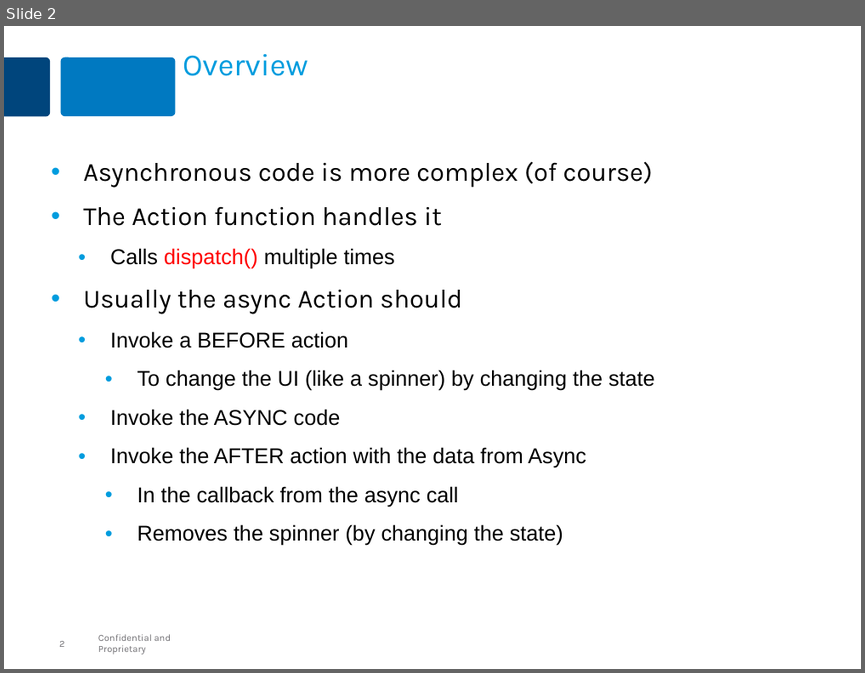
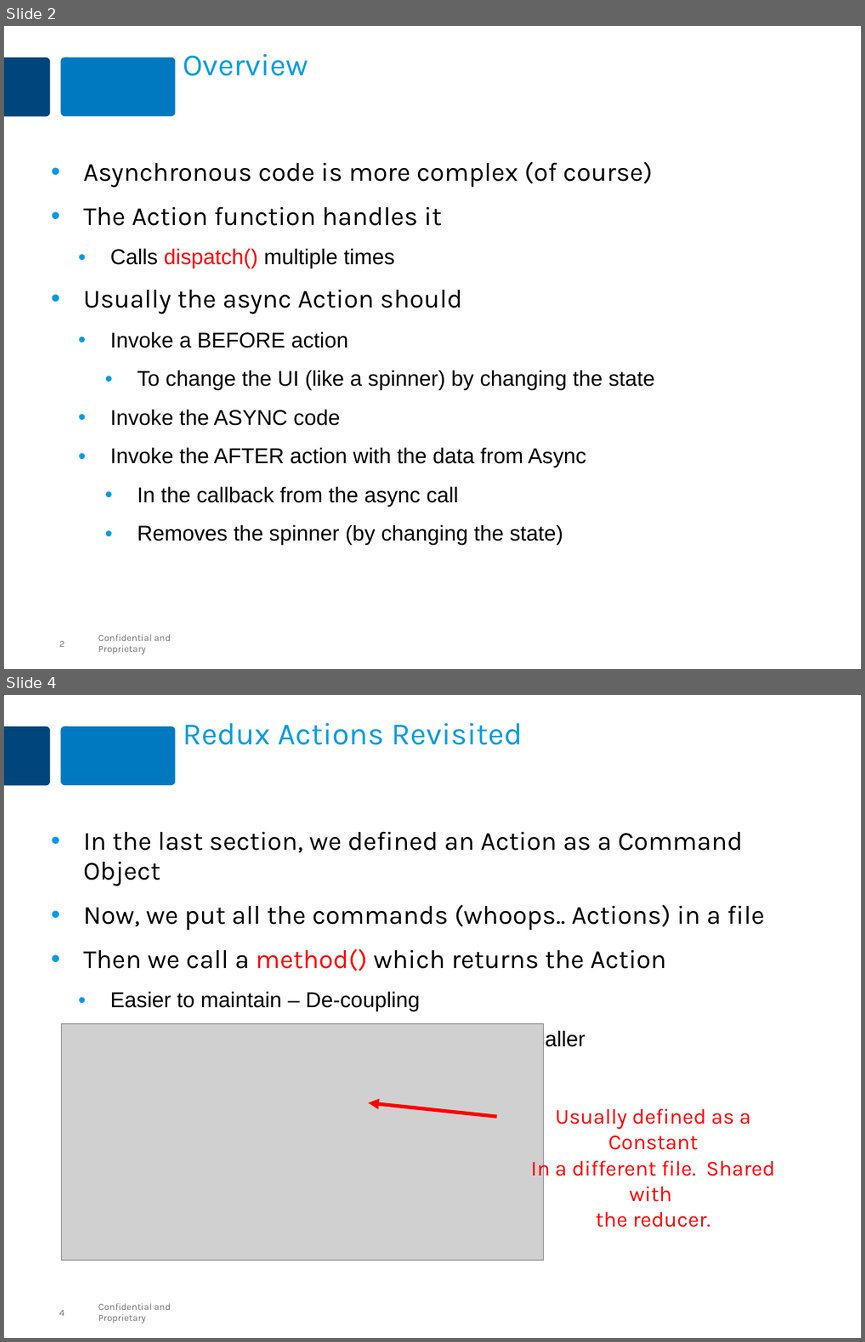
Before and after one commit to MaxMillington/react_practice, a slide deck: lesson-react-50-redux-async/react-redux-async.pptx. Shown one above the other, each under a label of ours: slide 2 before the commit, slides 2 and 4 after it; the slides between them are not shown. The pictures are 865x673 and 865x1342 pixels, drawn with LibreOffice and Linux fonts; fonts in the diff are those of the drawing; grey boxes stand for pictures. Boxes give left, top, right and bottom in pixels: in the first picture for what was removed or moved away, otherwise in the second. Text is boxed around its words. In the diff, an @@ line names an element or a change of style, - is before the commit and + after.

Commit message:
Added redux thunk to the course

```diff
--- a/lesson-react-50-redux-async/react-redux-async.pptx
+++ b/lesson-react-50-redux-async/react-redux-async.pptx
@@ slide 4 added at (x1=4, y1=695, x2=861, y2=1338), background #FFFFFF; not listed: 4 template elements that a slide beside it also shows @@
@@ title added at (x1=182, y1=723, x2=522, y2=745), 26 pt, text #009CDE @@
+Redux Actions Revisited
@@ text added at (x1=83, y1=831, x2=765, y2=1051), 22 pt, text #000000 @@
+• In the last section, we defined an Action as a Command Object
+• Now, we put all the commands (whoops.. Actions) in a file
+• Then we call a method() which returns the Action
+  • Easier to maintain – De-coupling
+  • Can change the Action without changing the caller
@@ picture added at (x1=62, y1=1023, x2=543, y2=1259) @@
@@ arrow added from (497, 1117) to (368, 1103), #FF0000 3 pt @@
@@ text added at (x1=531, y1=1108, x2=775, y2=1227), 18 pt, text #FF0000 @@
+Usually defined as a Constant
+In a different file. Shared with
+the reducer.
```
Also in this commit, not shown: 5 slides changed, 2 other slides added, 1 other file.
